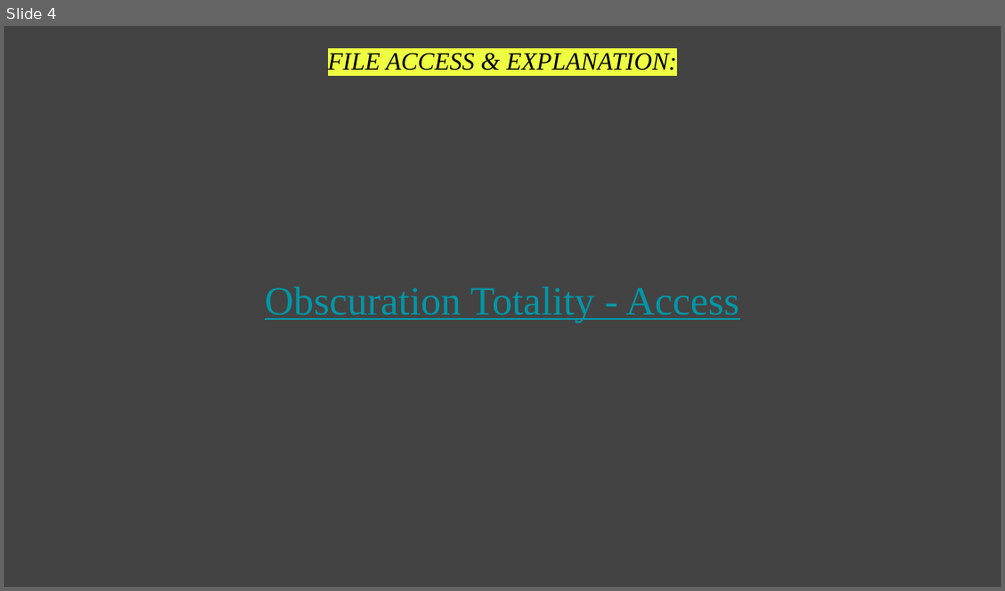
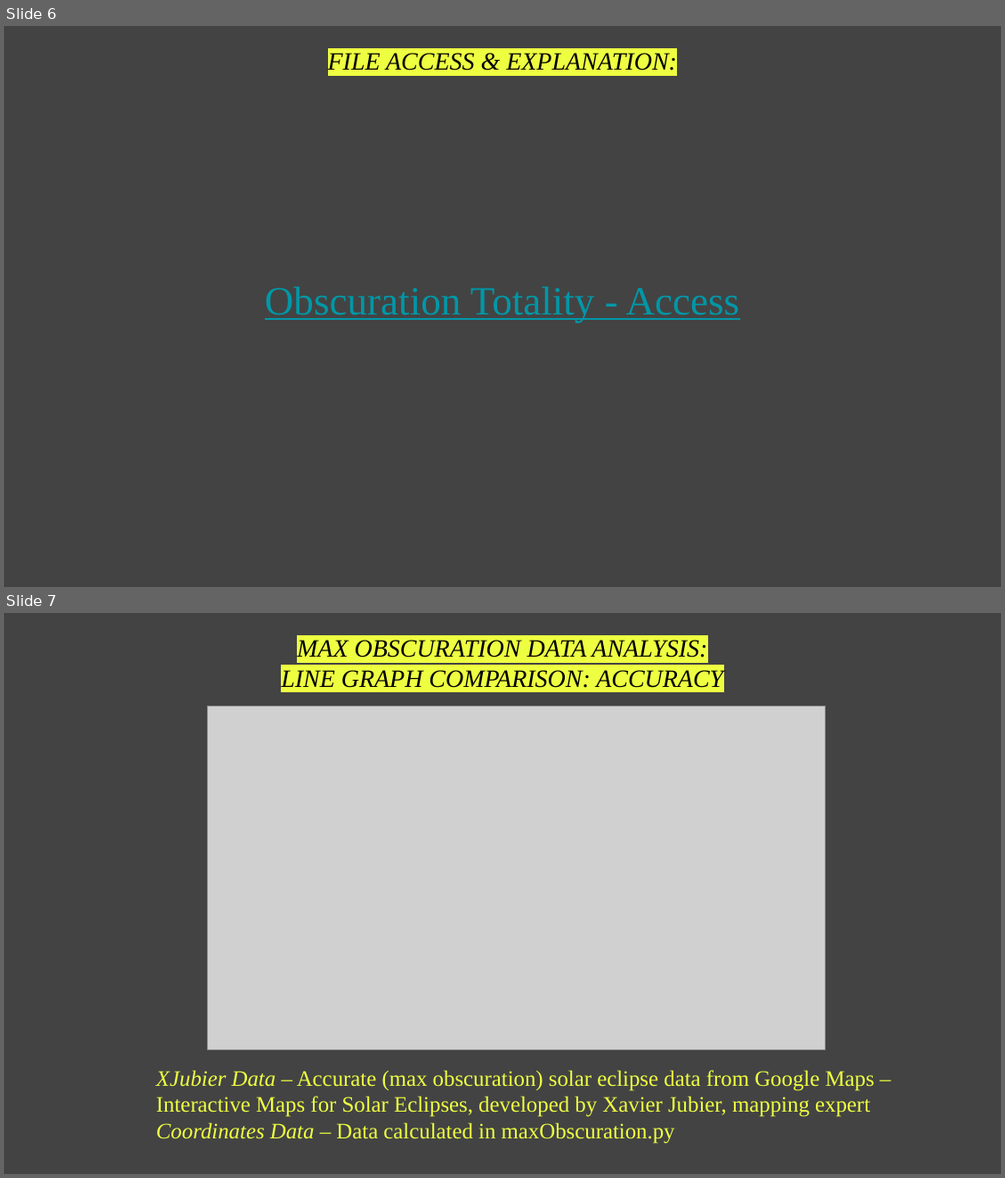
Before and after one commit to BrandonWilsonProjects/OBSCURATION-TOTALITY, a slide deck: OBSCURATION PRESENTATION.pptx. Shown one above the other, each under a label of ours: slide 4 before the commit, slides 6 and 7 after it. The pictures are 1005x591 and 1005x1178 pixels, drawn with LibreOffice and Linux fonts; fonts in the diff are those of the drawing; grey boxes stand for pictures. Boxes give left, top, right and bottom in pixels: in the first picture for what was removed or moved away, otherwise in the second. Text is boxed around its words. In the diff, an @@ line names an element or a change of style, - is before the commit and + after.

```diff
--- a/OBSCURATION PRESENTATION.pptx
+++ b/OBSCURATION PRESENTATION.pptx
@@ slide 7 added at [4,613,1001,1174], background #434343 @@
@@ text added at [281,640,723,688], 18 pt, text #000000, italic @@
+MAX OBSCURATION DATA ANALYSIS:
+LINE GRAPH COMPARISON: ACCURACY
@@ picture added at [207,706,825,1050] @@
@@ text added at [156,1070,874,1143], 16 pt, text #EEFF41 @@
+XJubier Data – Accurate (max obscuration) solar eclipse data from Google Maps – Interactive Maps for Solar Eclipses, developed by Xavier Jubier, mapping expert
+Coordinates Data – Data calculated in maxObscuration.py
@@ what was slide 4 is now slide 6 @@
```
Also in this commit, not shown: 1 slide changed, 2 other slides added, 1 slide removed, 2 other files.
